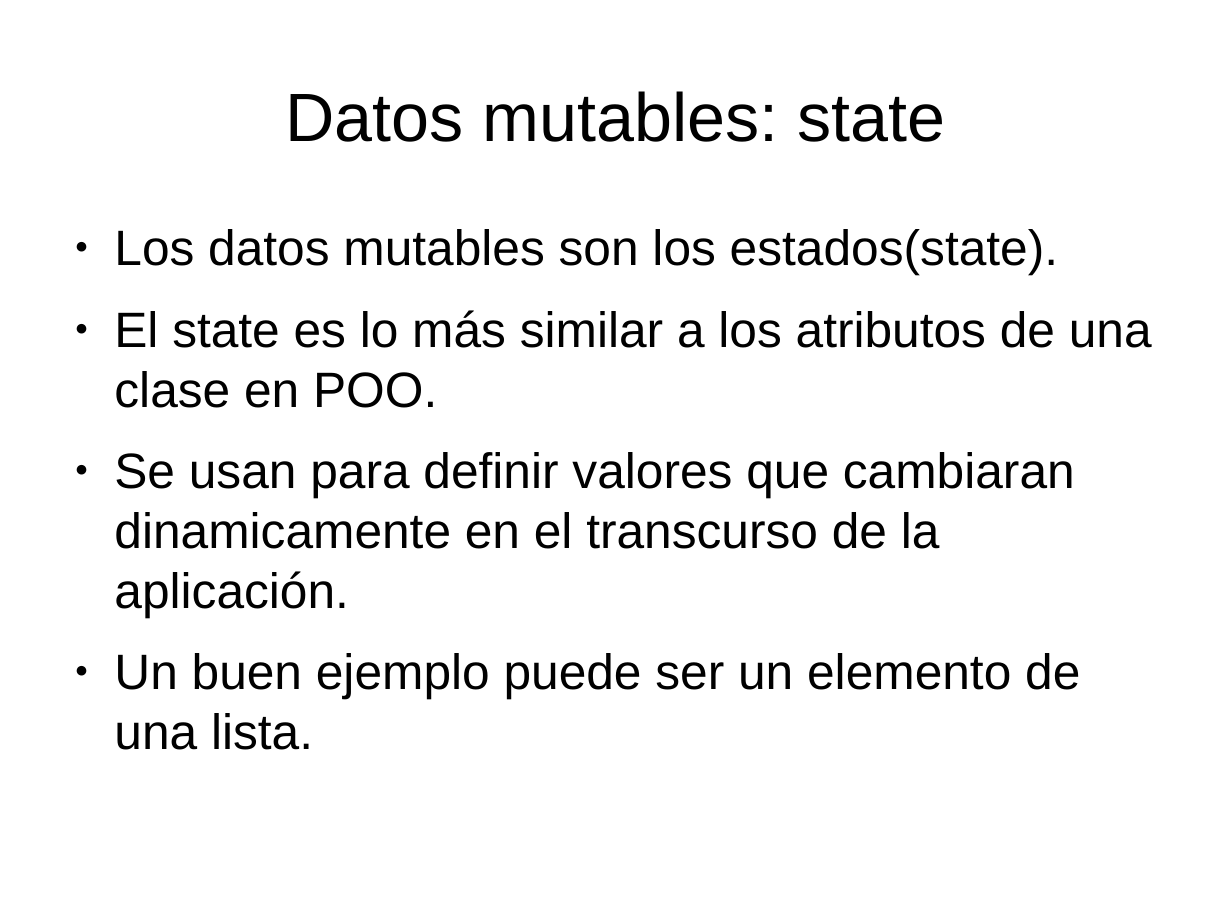
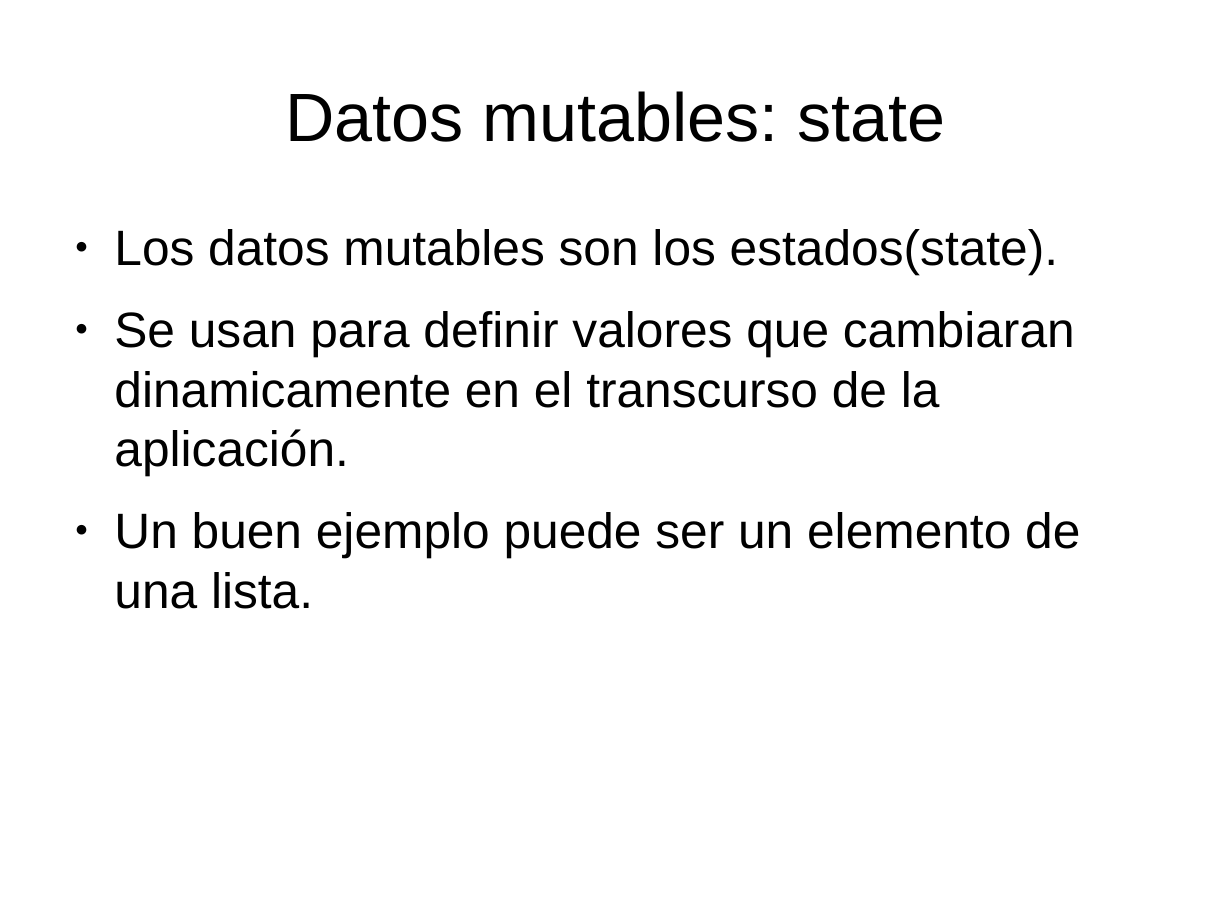
Before and after one commit to carlesnunez/reactjs-introduction, a slide deck: slide 18 of presentacion-RJS.odp. Drawn at 1232x924 pixels with LibreOffice and Linux fonts; fonts in the diff are those of the drawing. Boxes give left, top, right and bottom in pixels: in the first picture for what was removed or moved away, otherwise in the second. Text is boxed around its words. In the diff, an @@ line names an element or a change of style, - is before the commit and + after.

Commit message:
Modificados algunos datos de la presentacion

```diff
--- a/presentacion-RJS.odp
+++ b/presentacion-RJS.odp
@@ text at bbox=[114, 310, 1152, 408]: paragraph removed @@
-● El state es lo más similar a los atributos de una clase en POO.
```
Also in this commit, not shown: 5 other slides changed, 5 other files.
